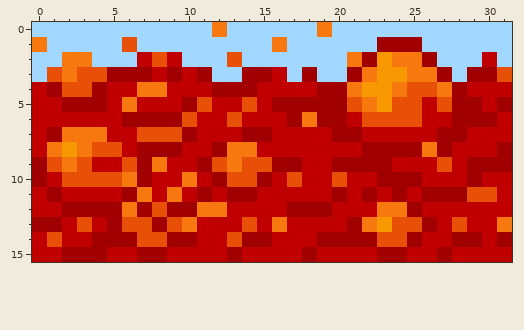
File history of a pixel-art sprite, android/assets/world/level1/packer/foc.png. Above: the version before the commit.
The file is 64x32 pixels, drawn in blocks of 2x2; one block is one cell here.
Now the later version:
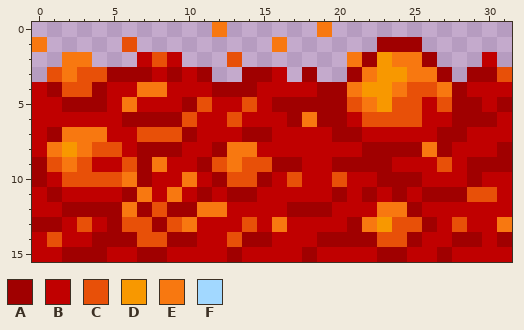
Palette (. is transparent): A #a00000  B #c00000  C #e85008  D #f89800  E #f87810  F #a2d8ff
From old to new:
Changed rows in their new state; - is an unchanged pixel.
first column x 0:
 0 ............-......-............
 1 -.....-.........-......---......
 2 ..--...---...-.......------...-.
 3 .-----------..---.-..-------.---
